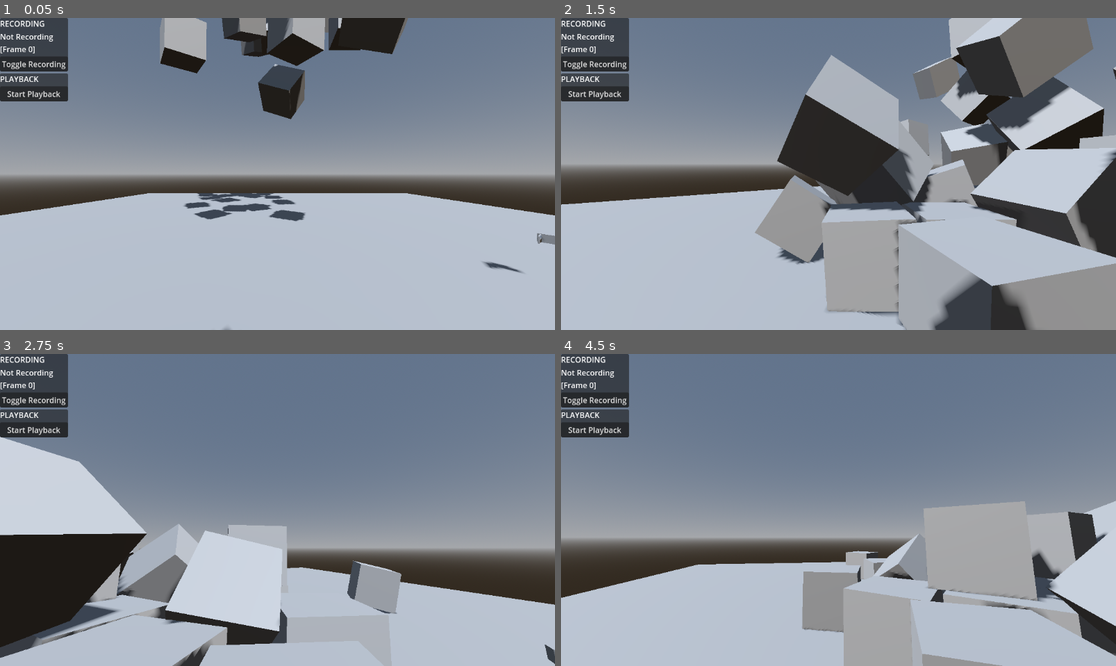
Above: before the commit, frames 1-4 (two rows, left to right).
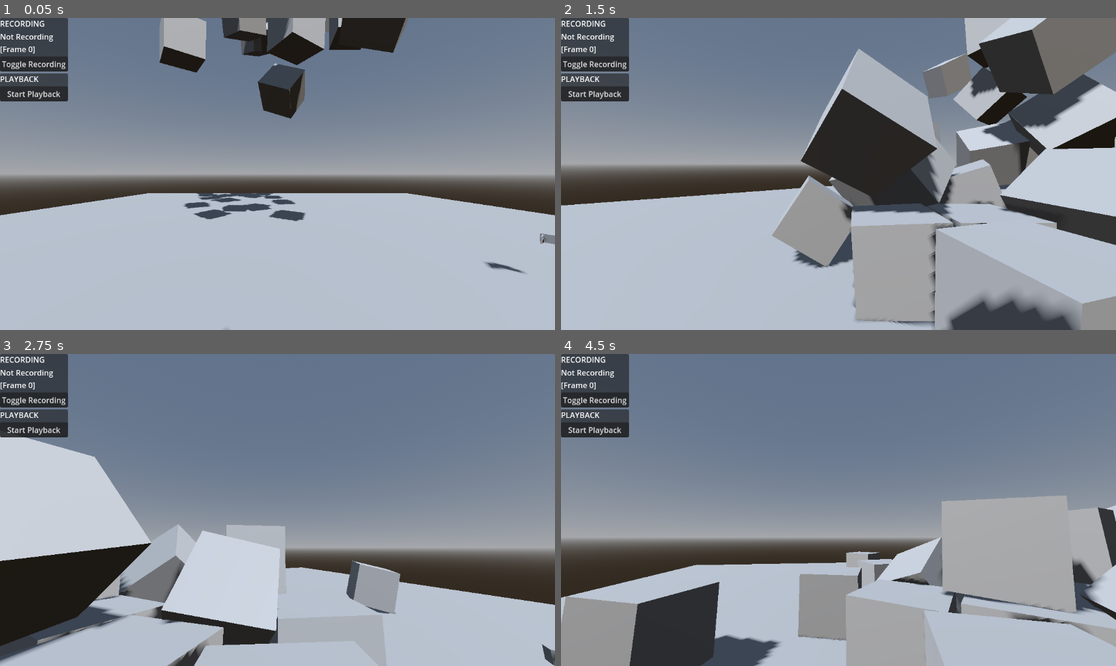
Above: after the commit, the same moments.

Repository: Brettehwarrior/fren-makes-a-movie
Game: Godot game, scene res://scenes/test/trent/state_recording/level_state_recording.tscn
Same seed, same stepped clock (60 frames per second), same inputs: the game is played once before the commit and once after it.
Inputs (mouse positions are in pixels of both pictures, inside the frame that each line leads up to):
- Up to frame 1 (0.05 s): no input
- Up to frame 2 (1.5 s): move the mouse to (866, 174) at 0.52 s; hold W (move_up) from 0.53 s (still down); move the mouse to (810, 174) at 1.27 s
- Up to frame 3 (2.75 s): keep holding W (move_up); move the mouse to (288, 503) at 2.02 s
- Up to frame 4 (4.5 s): keep holding W (move_up); move the mouse to (832, 516) at 2.77 s; move the mouse to (877, 513) at 3.52 s; move the mouse to (794, 506) at 4.27 s

The runs differ from the first frame. In frame 1, 0.5% of the frame differs, in the area x 0-100%, y 0-82%; in frame 2, 27%, in the area x 0-100%, y 0-100%; in frame 3, 4.5%; in frame 4, 16%.

Commit message:
Fix apparent framerate stutter when walking

Diff:
--- a/scenes/objects/character/fren/fren.gd
+++ b/scenes/objects/character/fren/fren.gd
@@ -2,6 +2,7 @@
 
 @export var input : PlayerInput
 @export var camera_pivot : Node3D
+@export var camera : Node3D
 @export var walk_acceleration : float
 @export var max_walk_speed : float
 @export_range(0, 1) var walk_friction : float
@@ -29,7 +30,9 @@
 
 	var look_input : Vector2 = input.get_look_input()
 	rotate_y(-look_input.x * delta)
-	camera_pivot.rotate_x(-look_input.y * delta)
+	camera_pivot.rotation.y = rotation.y
+	camera.rotate_x(-look_input.y * delta)
+	camera.rotation.x = clampf(camera.rotation.x, deg_to_rad(-90), deg_to_rad(90))
 
 
 
--- a/scenes/objects/character/fren/fren.tscn
+++ b/scenes/objects/character/fren/fren.tscn
@@ -1,22 +1,31 @@
-[gd_scene load_steps=5 format=3 uid="uid://uefp4qdx4sqi"]
+[gd_scene load_steps=6 format=3 uid="uid://uefp4qdx4sqi"]
 
 [ext_resource type="Script" uid="uid://cdf2k03bg8rf8" path="res://scenes/objects/character/fren/fren.gd" id="1_vfnkm"]
+[ext_resource type="Script" uid="uid://dvkql0y4ma8qm" path="res://scenes/objects/character/fren/smooth_follow.gd" id="2_7jc7l"]
 [ext_resource type="Script" uid="uid://clhekndnjdutt" path="res://scenes/objects/character/fren/player_input.gd" id="2_shp5y"]
 
 [sub_resource type="CapsuleMesh" id="CapsuleMesh_51wbl"]
 
 [sub_resource type="CapsuleShape3D" id="CapsuleShape3D_apg5y"]
 
-[node name="Fren" type="CharacterBody3D" node_paths=PackedStringArray("input", "camera_pivot") groups=["replayable"]]
+[node name="Fren" type="CharacterBody3D" node_paths=PackedStringArray("input", "camera_pivot", "camera") groups=["replayable"]]
 script = ExtResource("1_vfnkm")
 input = NodePath("PlayerInput")
 camera_pivot = NodePath("CameraPivot")
+camera = NodePath("CameraPivot/Camera3D")
 walk_acceleration = 700.0
 max_walk_speed = 5000.0
-walk_friction = 0.96
+walk_friction = 0.95
 
-[node name="CameraPivot" type="Node3D" parent="."]
+[node name="CameraFollowPoint" type="Node3D" parent="."]
 transform = Transform3D(1, 0, 0, 0, 1, 0, 0, 0, 1, 0, 0.596922, 0)
+
+[node name="CameraPivot" type="Node3D" parent="." node_paths=PackedStringArray("follow_target")]
+transform = Transform3D(1, 0, 0, 0, 1, 0, 0, 0, 1, 0, 0.596922, 0)
+top_level = true
+script = ExtResource("2_7jc7l")
+follow_target = NodePath("../CameraFollowPoint")
+speed_factor = 0.02
 
 [node name="Camera3D" type="Camera3D" parent="CameraPivot"]
 
--- /dev/null
+++ b/scenes/objects/character/fren/smooth_follow.gd
@@ -0,0 +1,10 @@
+extends Node3D
+
+@export var follow_target : Node3D
+@export var speed_factor : float
+
+func _ready() -> void:
+	position = follow_target.position
+
+func _process(delta):
+	position += ((follow_target.global_position - position) / speed_factor) * delta
Not shown, added: scenes/objects/character/fren/smooth_follow.gd.uid
